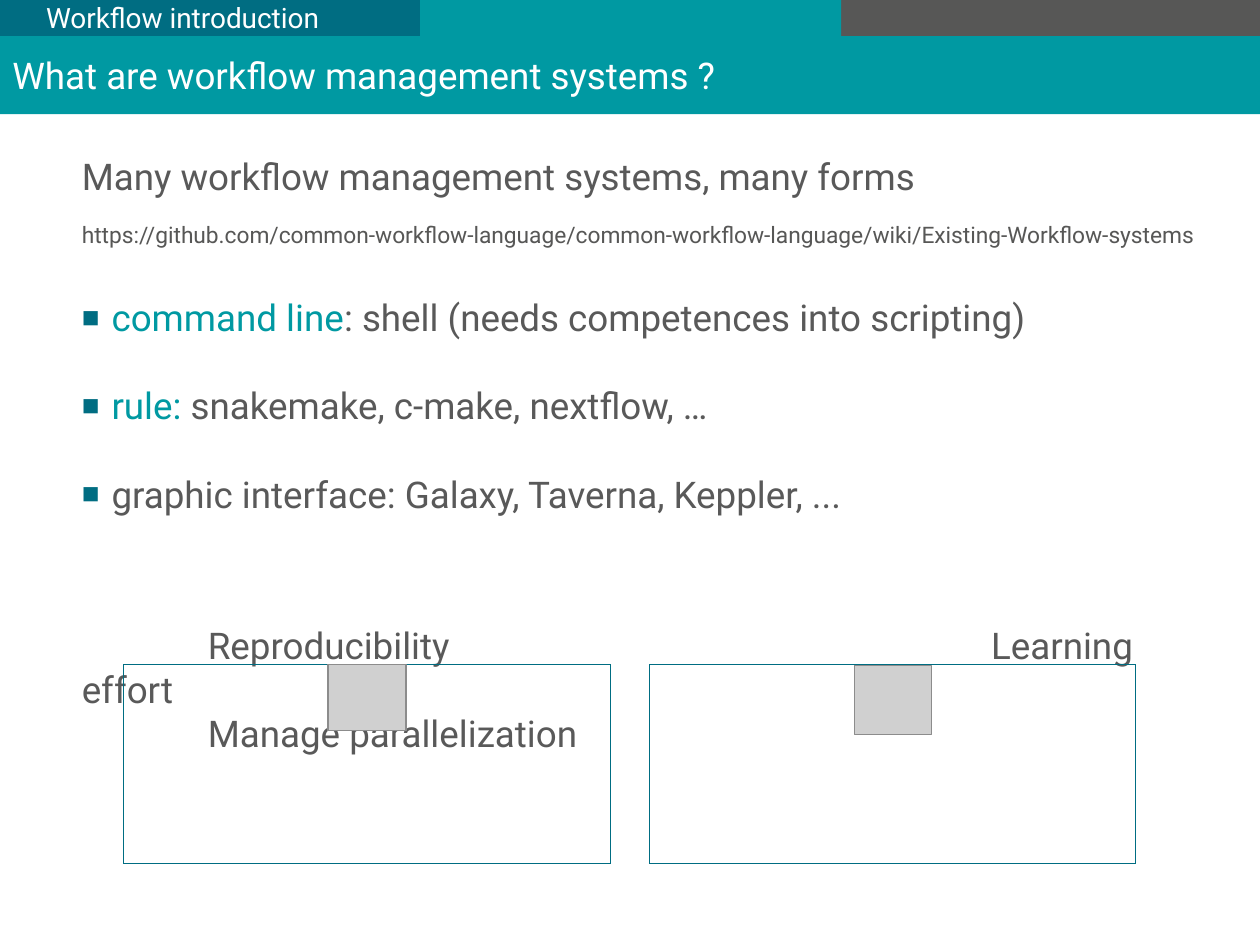
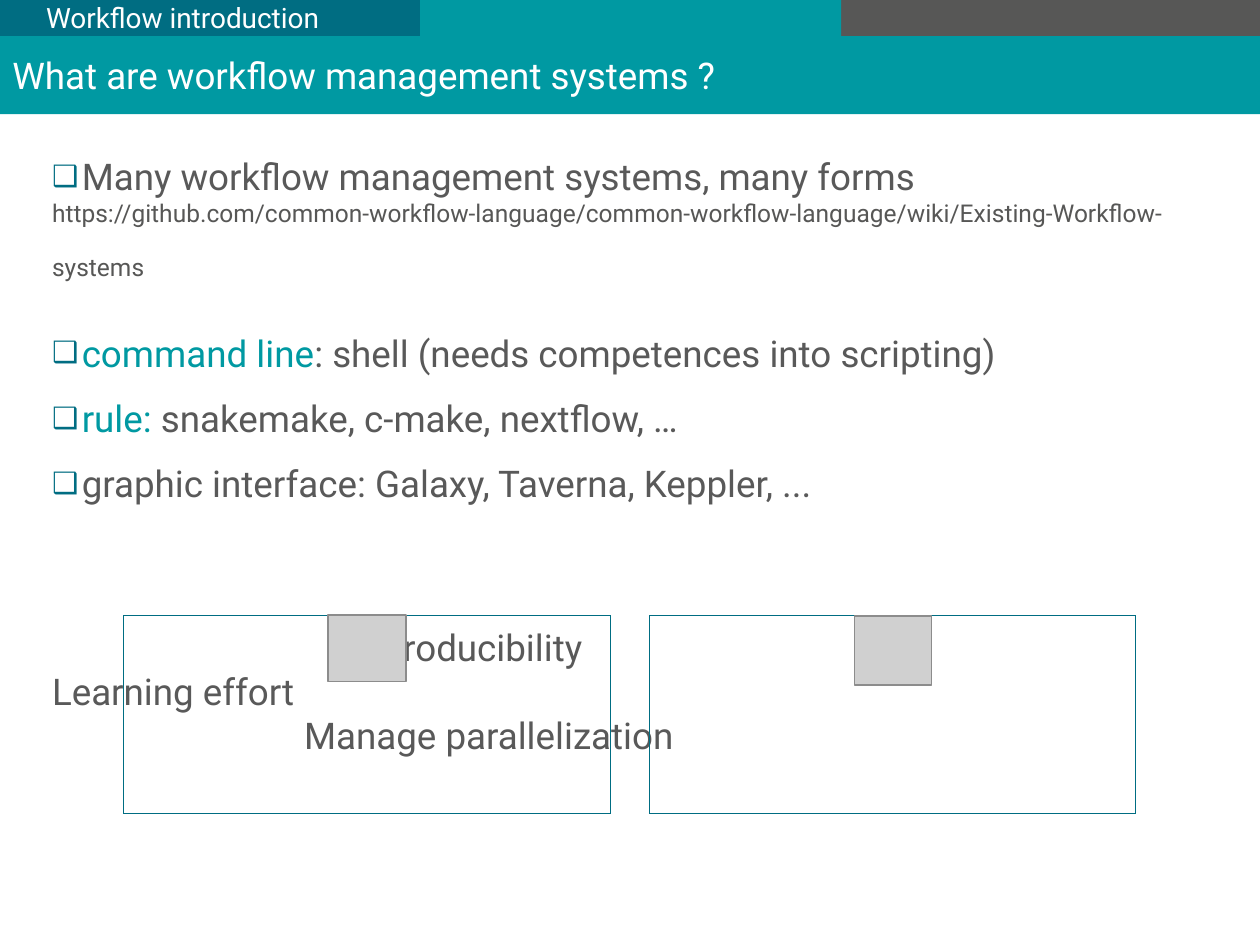
Before and after one commit to mesocentre-clermont-auvergne/formation_fair, a slide deck: slide 7 of fair_workflow/fair_workflow_cours/introduction_snakemake.odp (slide 6 before the commit). Drawn at 1260x945 pixels with LibreOffice and Linux fonts; fonts in the diff are those of the drawing; grey boxes stand for pictures; background and template pictures are left out. Boxes give left, top, right and bottom in pixels: in the first picture for what was removed or moved away, otherwise in the second. Text is boxed around its words. In the diff, an @@ line names an element or a change of style, - is before the commit and + after.

```diff
--- a/fair_workflow/fair_workflow_cours/introduction_snakemake.odp
+++ b/fair_workflow/fair_workflow_cours/introduction_snakemake.odp
@@ text "Many workflow management systems, many ...": place and size @@
-text "Many workflow management systems, many ..." at box(82, 162, 1194, 755)
+text "Many workflow management systems, many ..." at box(52, 162, 1162, 758)
@@ text at box(52, 162, 1162, 505): size 13 to 14 pt in "https://github.com/common-workflow-language/common-workflow- ..."; bullet none to ❑; bullet ■ to ❑ @@
@@ 2 pictures, 2 rectangles: place and size @@
-2 pictures, 2 rectangles at box(123, 665, 1137, 863)
+2 pictures, 2 rectangles at box(123, 615, 1137, 813)
```
Also in this commit, not shown: 15 other slides changed, 1 slide added, 18 other files.
